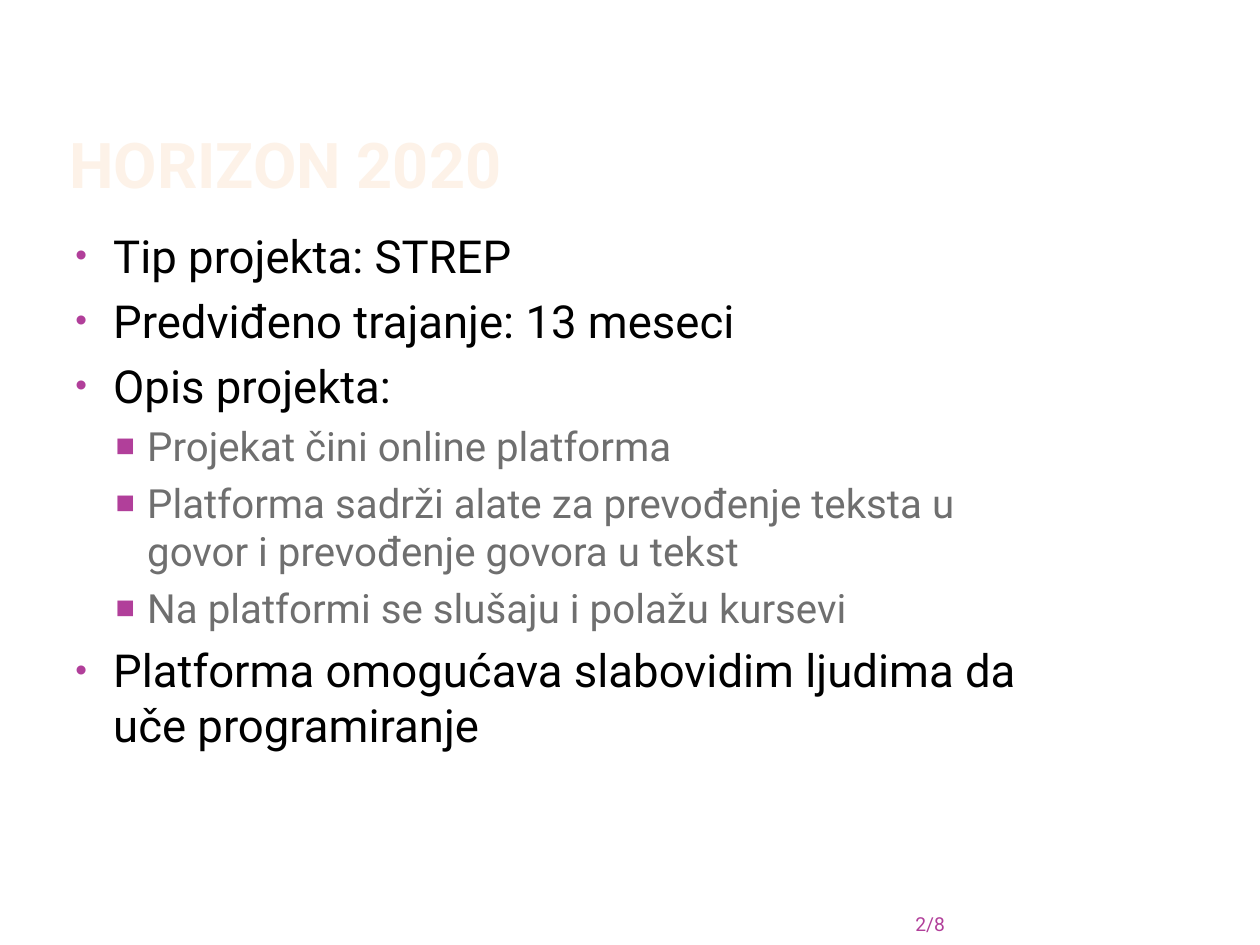
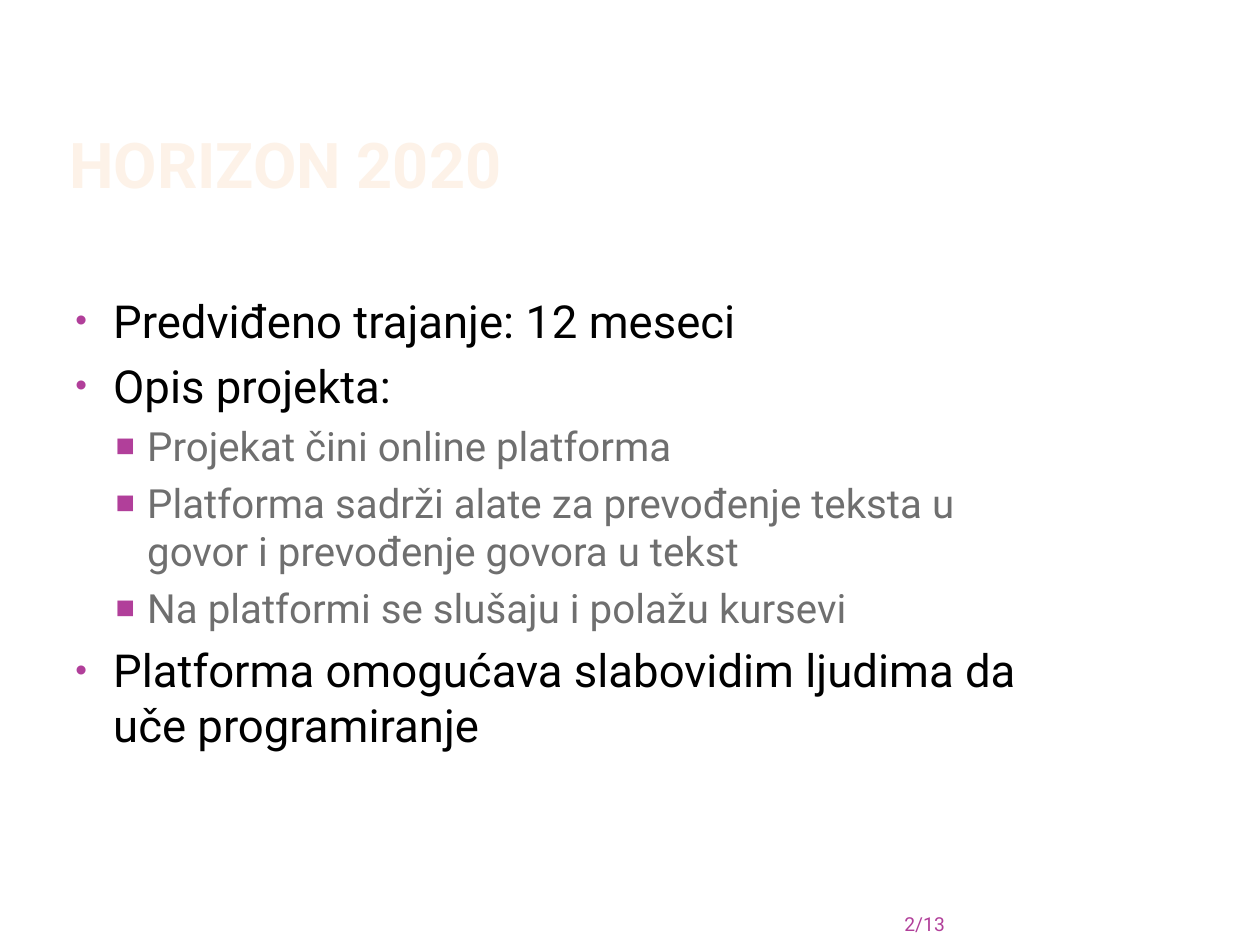
Before and after one commit to buregdzija/UPR-domaci-, a slide deck: slide 2 of H2020.pptx. Drawn at 1260x945 pixels with LibreOffice and Linux fonts; fonts in the diff are those of the drawing; background and template pictures are left out. Boxes give left, top, right and bottom in pixels: in the first picture for what was removed or moved away, otherwise in the second. Text is boxed around its words. In the diff, an @@ line names an element or a change of style, - is before the commit and + after.

```diff
--- a/H2020.pptx
+++ b/H2020.pptx
@@ text at bbox=[113, 304, 735, 348]: text changed @@
-• Tip projekta: STREP
-• Predviđeno trajanje: 13 meseci
+• Predviđeno trajanje: 12 meseci
@@ page number at bbox=[904, 917, 944, 932]: text changed @@
-2/8
+2/13
```
Also in this commit, not shown: 1 other slide changed, 5 slides added, 1 other file.
